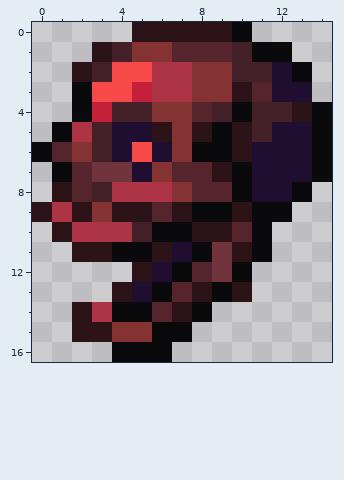
Edited in one commit: pixel-art sprite (Content/NPCs/Bosses/BossChanges/SupremeCalamitas/SupremeSkull.png). This is how it looked before the edit.
The file is 30x34 pixels, drawn in blocks of 2x2; one block is one cell here.
And afterwards:
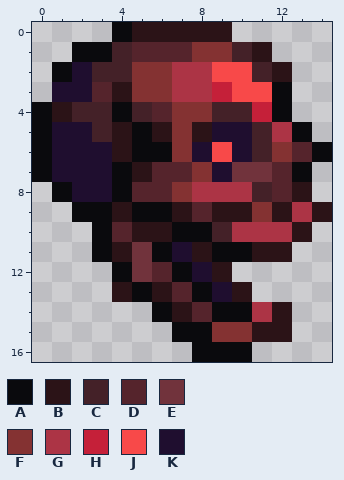
Palette (. is transparent): A #0a0a0d  B #2b1317  C #442128  D #55242c  E #71333c  F #843232  G #ac3445  H #c52039  J #f84949  K #1f0e2f
Diff:
Changed rows in their new state; - is an unchanged pixel.
first column x 0:
 0 ----A-----.----
 1 --AA-DD-FF-B.--
 2 -AK-CFF-GJJ-B.-
 3 -KKDBFF-GHJJA.-
 4 ABCCA-D-F-CHA..
 5 AKK-BA---KK-GA.
 6 -KKKBAA-KJKCFD-
 7 AKKKABD-FKEEDA.
 8 -AKKADD-GGGCDB-
 9 ..AA-AA-DB-FBGB
10 -..ADBB-ACGGGB-
11 --.ABEA-BAABB--
12 ----AED-KB.----
13 -----AB-AK-----
14 --....A-DAAGB--
15 --.....-AFFBB--
16 ----...-AAA----
